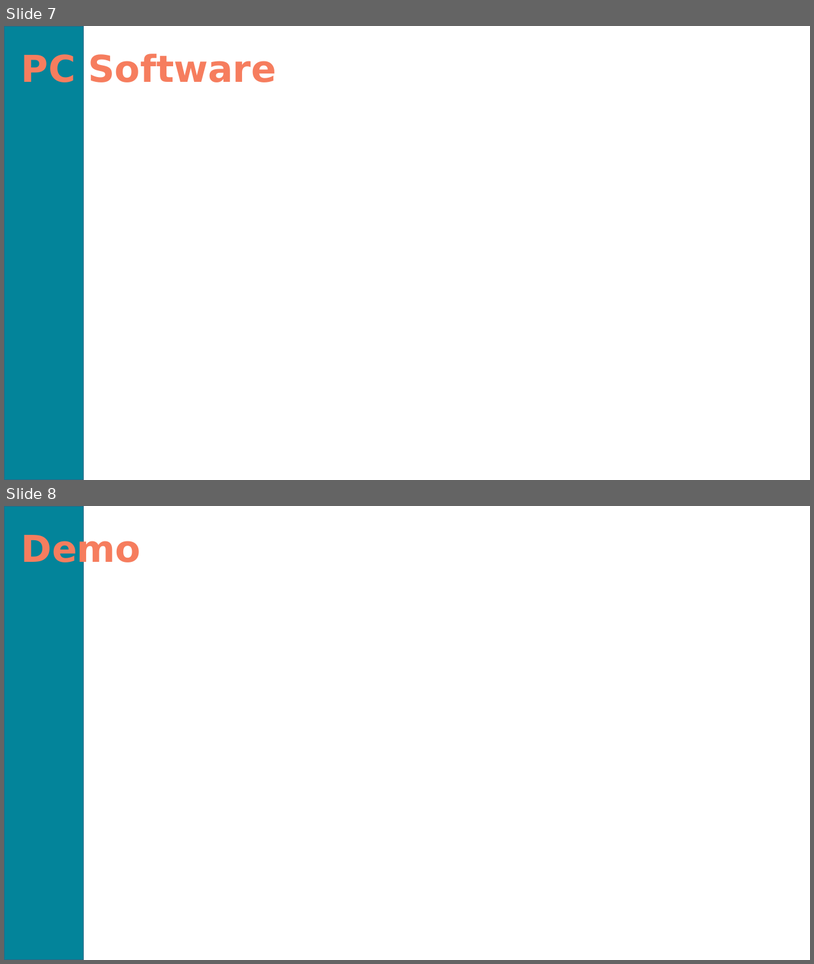
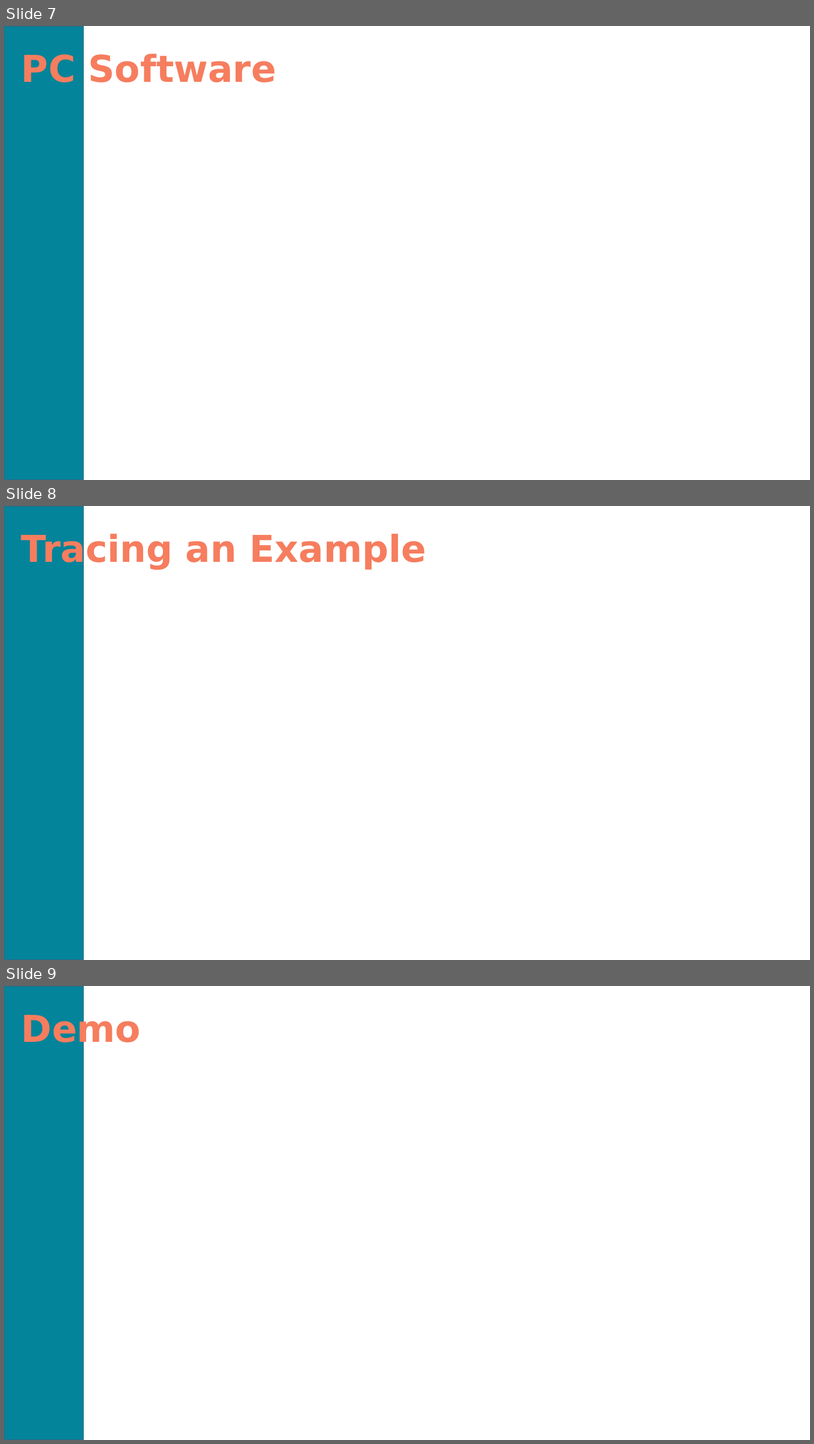
Before and after one commit to skagra/teams-sucks, a slide deck: docs/Teams Sucks Presentation.pptx. Shown one above the other, each under a label of ours: slides 7 and 8 before the commit, slides 7, 8 and 9 after it. The pictures are 814x964 and 814x1444 pixels, drawn with LibreOffice and Linux fonts; fonts in the diff are those of the drawing. Boxes give left, top, right and bottom in pixels: in the first picture for what was removed or moved away, otherwise in the second. Text is boxed around its words. In the diff, an @@ line names an element or a change of style, - is before the commit and + after.

```diff
--- a/docs/Teams Sucks Presentation.pptx
+++ b/docs/Teams Sucks Presentation.pptx
@@ slide 8 added at [4, 506, 810, 960], background #FFFFFF; not listed: 1 template element that a slide beside it also shows @@
@@ title added at [21, 532, 426, 570], 44 pt, text #F67D5E, bold @@
+Tracing an Example
@@ what was slide 8 is now slide 9 @@
```
Also in this commit, not shown: 2 slides changed.
